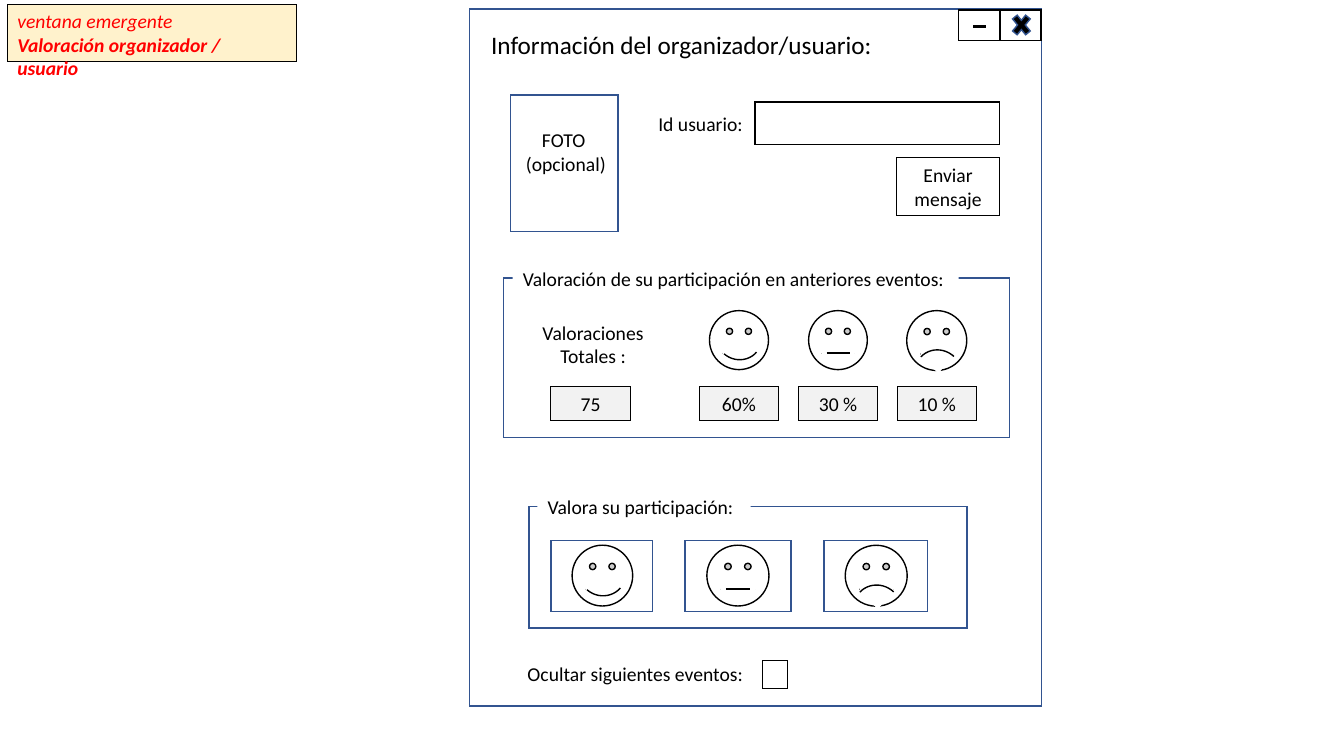
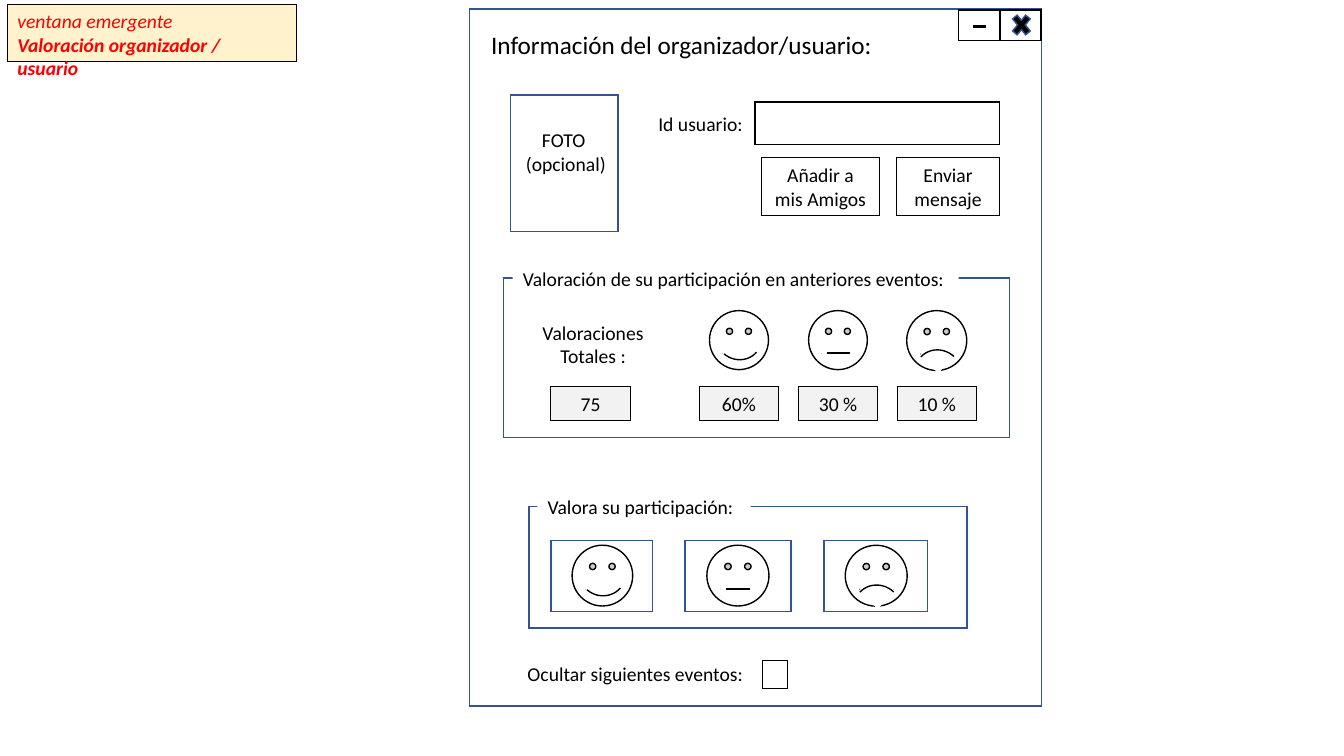
Before and after one commit to Enrique-Izquierdo/DAM_1--PI_verde, a slide deck: slide 12 of Mockup_PIverde.pptx (slide 11 before the commit). Drawn at 1344x756 pixels with LibreOffice and Linux fonts; fonts in the diff are those of the drawing. Boxes give left, top, right and bottom in pixels: in the first picture for what was removed or moved away, otherwise in the second. Text is boxed around its words. In the diff, an @@ line names an element or a change of style, - is before the commit and + after.

Commit message:
Se añade al mockup la pantalla Crear Evento, y el botón añadir a mis amigos.

```diff
--- a/Mockup_PIverde.pptx
+++ b/Mockup_PIverde.pptx
@@ rectangle added at (762, 158, 879, 216), outline #000000 0.75 pt, 14 pt, text #000000 @@
+Añadir a mis Amigos
```
Also in this commit, not shown: 2 other slides changed, 1 slide added.
